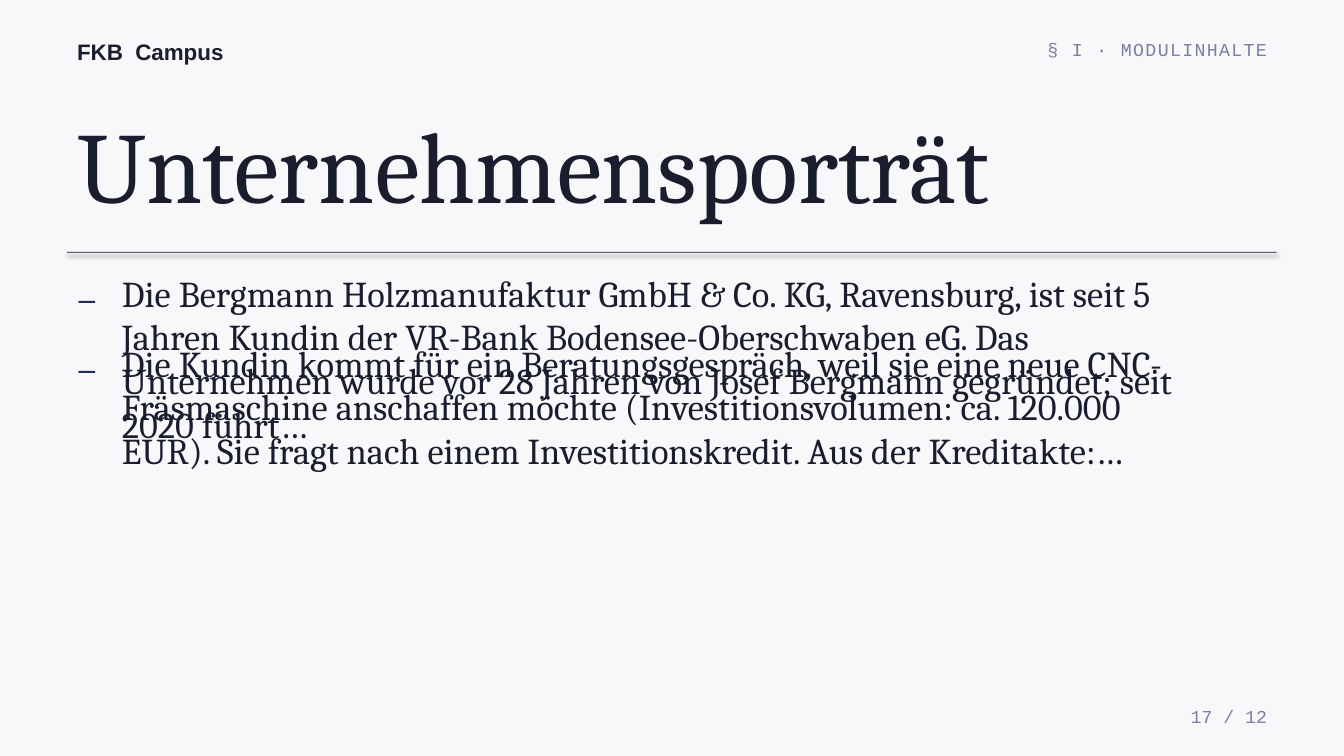
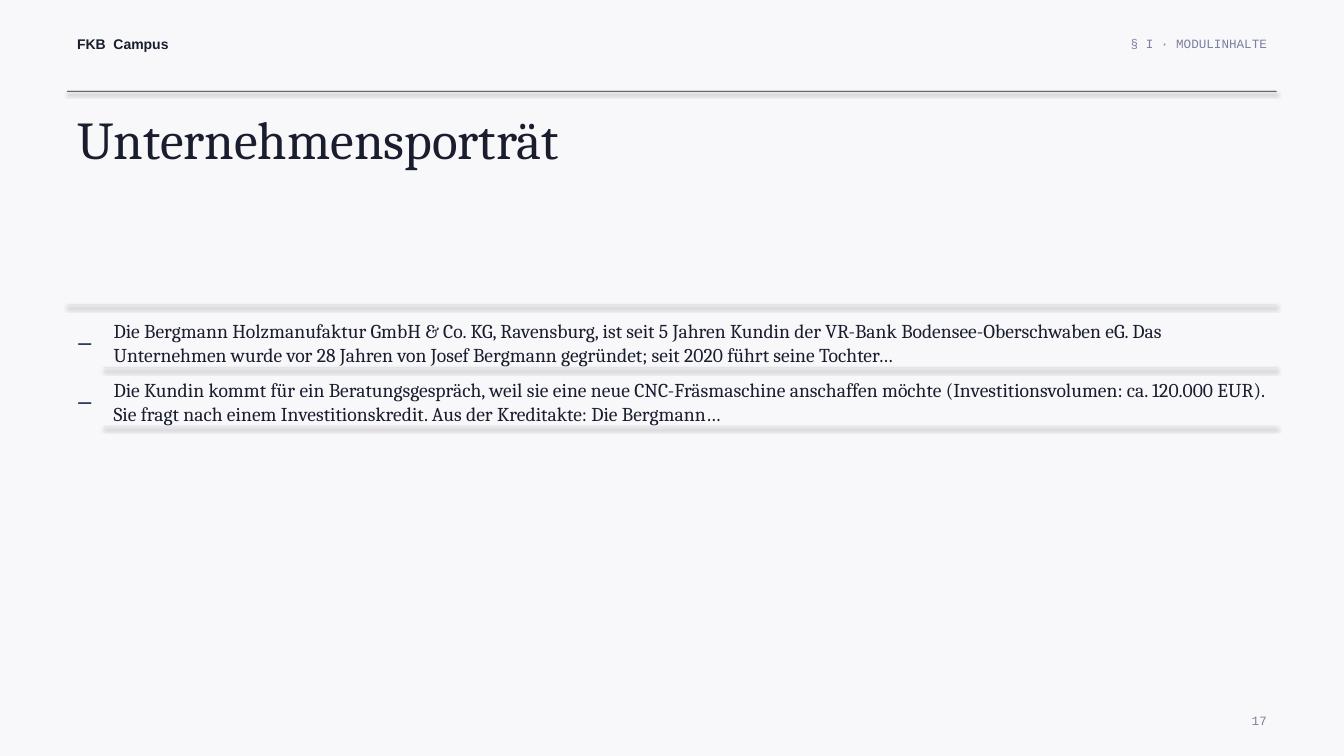
Before and after one commit to ck5rqc47pr-byte/firmenkundenakademie-online, a slide deck: slide 17 of public/downloads/praesentation/M06.pptx. Drawn at 1344x756 pixels with LibreOffice and Linux fonts; fonts in the diff are those of the drawing. Boxes give left, top, right and bottom in pixels: in the first picture for what was removed or moved away, otherwise in the second. Text is boxed around its words. In the diff, an @@ line names an element or a change of style, - is before the commit and + after.

```diff
--- a/public/downloads/praesentation/M06.pptx
+++ b/public/downloads/praesentation/M06.pptx
@@ text "FKB Campus" at (x1=77, y1=39, x2=168, y2=52): size 16 to 10 pt @@
@@ text "§ I · MODULINHALTE" moved from (x1=1072, y1=44, x2=1267, y2=56) to (x1=1146, y1=39, x2=1267, y2=48) @@
@@ text "§ I · MODULINHALTE" at (x1=1146, y1=39, x2=1267, y2=48): size 13 to 9 pt, letter spacing 1 to 0 pt @@
@@ text "Unternehmensporträt" at (x1=77, y1=122, x2=559, y2=170): size 72 to 38 pt @@
@@ rectangle added at (x1=68, y1=91, x2=1277, y2=92), fill #191D2E @@
@@ text "–" moved from (x1=68, y1=339, x2=101, y2=378) to (x1=68, y1=318, x2=96, y2=357) @@
@@ text "–" at (x1=68, y1=318, x2=96, y2=357): size 28 to 22 pt @@
@@ rectangle moved from (x1=68, y1=252, x2=1277, y2=253) to (x1=68, y1=304, x2=1277, y2=306) @@
@@ rectangle at (x1=68, y1=304, x2=1277, y2=306): fill #191D2E to #E0E0E8 @@
@@ text at (x1=114, y1=324, x2=1161, y2=367): text changed; size 26 to 14 pt @@
-Die Bergmann Holzmanufaktur GmbH & Co. KG, Ravensburg, ist seit 5 Jahren Kundin der VR-Bank Bodensee-Oberschwaben eG. Das Unternehmen wurde vor 28 Jahren von Josef Bergmann gegründet; seit 2020 führt…
+Die Bergmann Holzmanufaktur GmbH & Co. KG, Ravensburg, ist seit 5 Jahren Kundin der VR-Bank Bodensee-Oberschwaben eG. Das Unternehmen wurde vor 28 Jahren von Josef Bergmann gegründet; seit 2020 führt seine Tochter…
@@ text "–" at (x1=68, y1=376, x2=96, y2=415): size 28 to 22 pt @@
@@ text "–" moved from (x1=68, y1=269, x2=101, y2=309) to (x1=68, y1=376, x2=96, y2=415) @@
@@ rectangle added at (x1=104, y1=368, x2=1277, y2=369), fill #E0E0E8 @@
@@ text at (x1=114, y1=383, x2=1265, y2=426): text changed; size 26 to 14 pt @@
-Die Kundin kommt für ein Beratungsgespräch, weil sie eine neue CNC-Fräsmaschine anschaffen möchte (Investitionsvolumen: ca. 120.000 EUR). Sie fragt nach einem Investitionskredit. Aus der Kreditakte:…
+Die Kundin kommt für ein Beratungsgespräch, weil sie eine neue CNC-Fräsmaschine anschaffen möchte (Investitionsvolumen: ca. 120.000 EUR). Sie fragt nach einem Investitionskredit. Aus der Kreditakte: Die Bergmann…
@@ rectangle added at (x1=104, y1=426, x2=1277, y2=427), fill #E0E0E8 @@
@@ text at (x1=1252, y1=717, x2=1267, y2=725): text changed; size 13 to 9 pt @@
-17 / 12
+17
```
Also in this commit, not shown: 24 other slides changed, 4 slides added, 1 slide removed, 21 other files.
